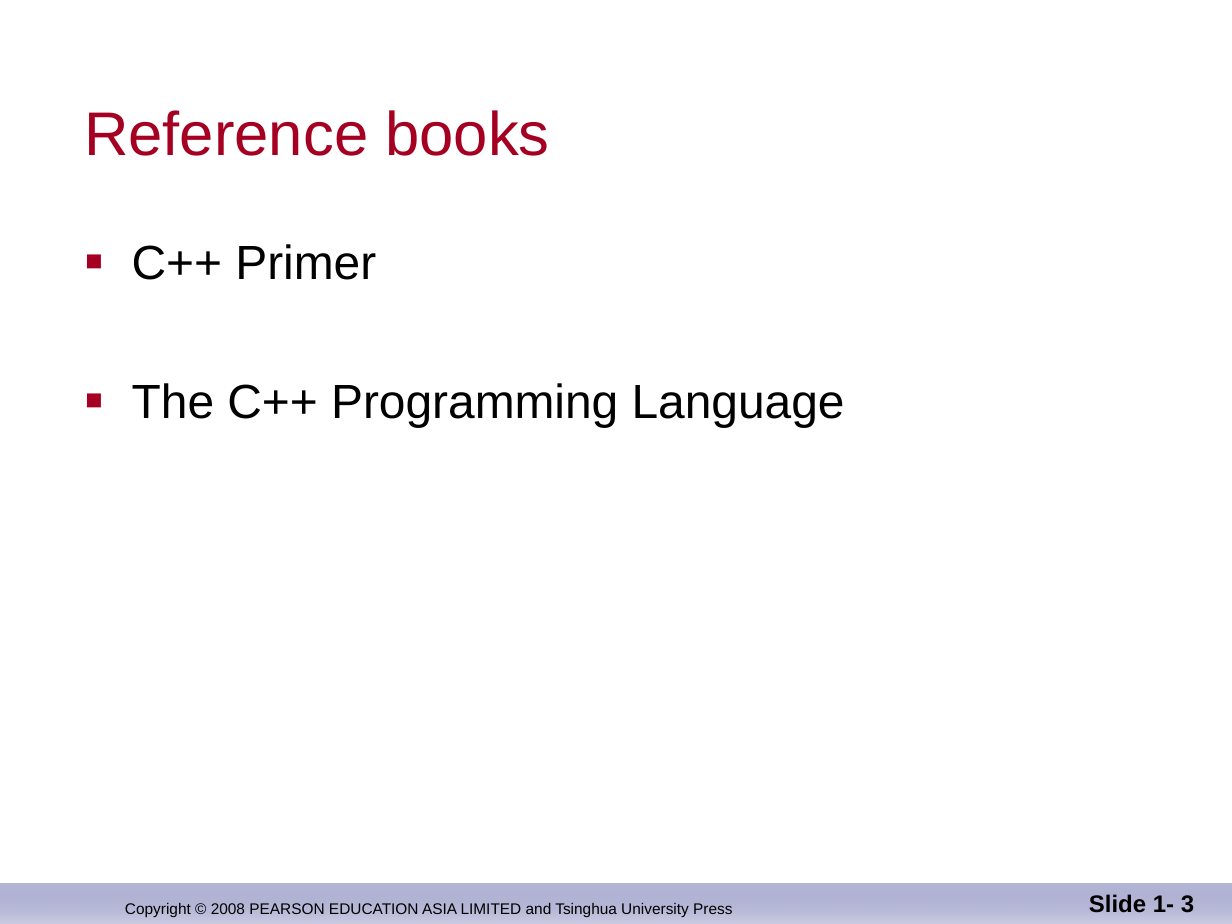
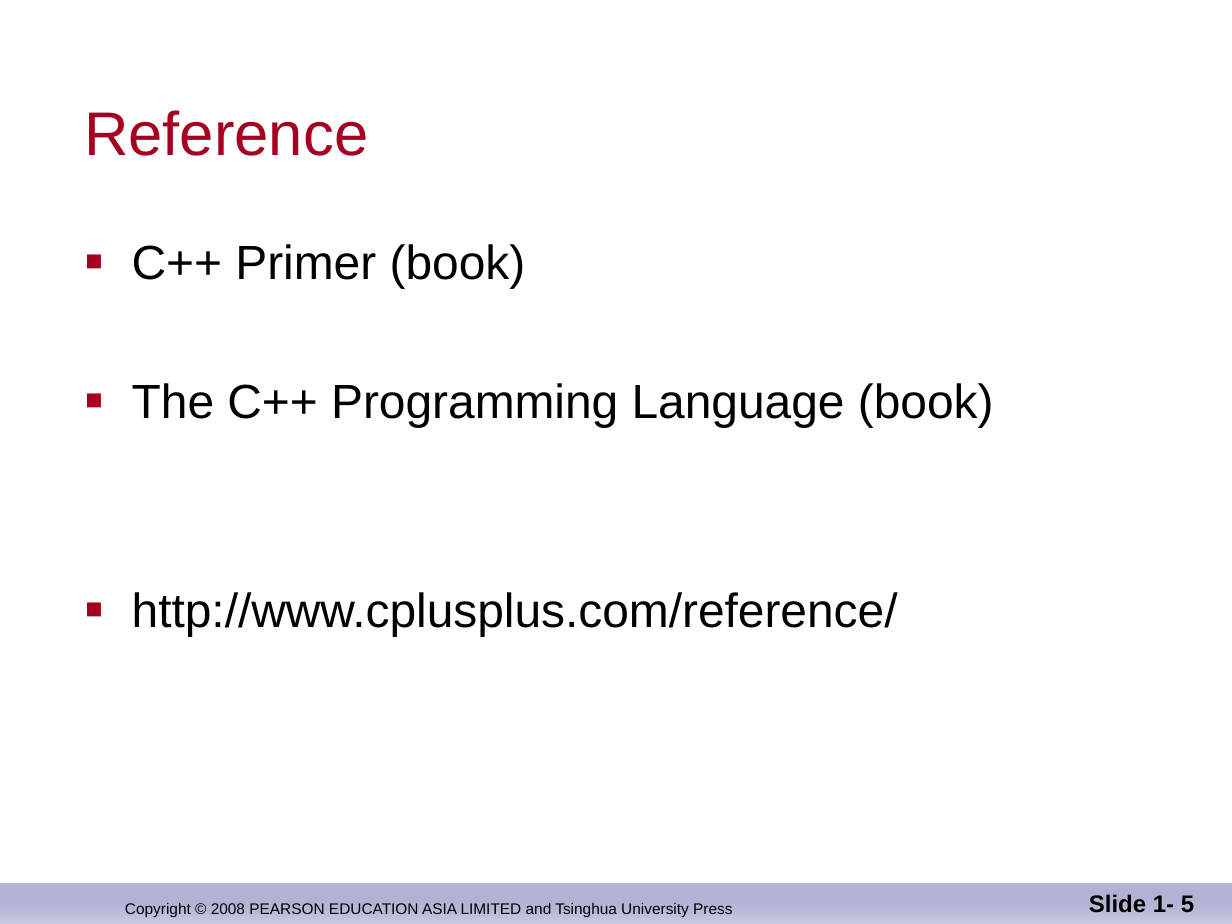
Before and after one commit to djuanbei/CPLUSPLUS, a slide deck: slide 5 of ppt/ch_01.ppt (slide 3 before the commit). Drawn at 1232x924 pixels with LibreOffice and Linux fonts; fonts in the diff are those of the drawing; background and template pictures are left out. Boxes give left, top, right and bottom in pixels: in the first picture for what was removed or moved away, otherwise in the second. Text is boxed around its words. In the diff, an @@ line names an element or a change of style, - is before the commit and + after.

```diff
--- a/ppt/ch_01.ppt
+++ b/ppt/ch_01.ppt
@@ title at (84,110,368,156): text changed @@
-Reference books
+Reference
@@ text at (132,244,994,636): text changed @@
-■ C++ Primer
-■ The C++ Programming Language
+■ C++ Primer (book)
+■ The C++ Programming Language (book)
+■ http://www.cplusplus.com/reference/
@@ page number at (1089,894,1194,913): text changed @@
-Slide 1- 3
+Slide 1- 5
```
Also in this commit, not shown: 1 other slide changed, 3 slides added, 1 slide removed, 2 other files.
